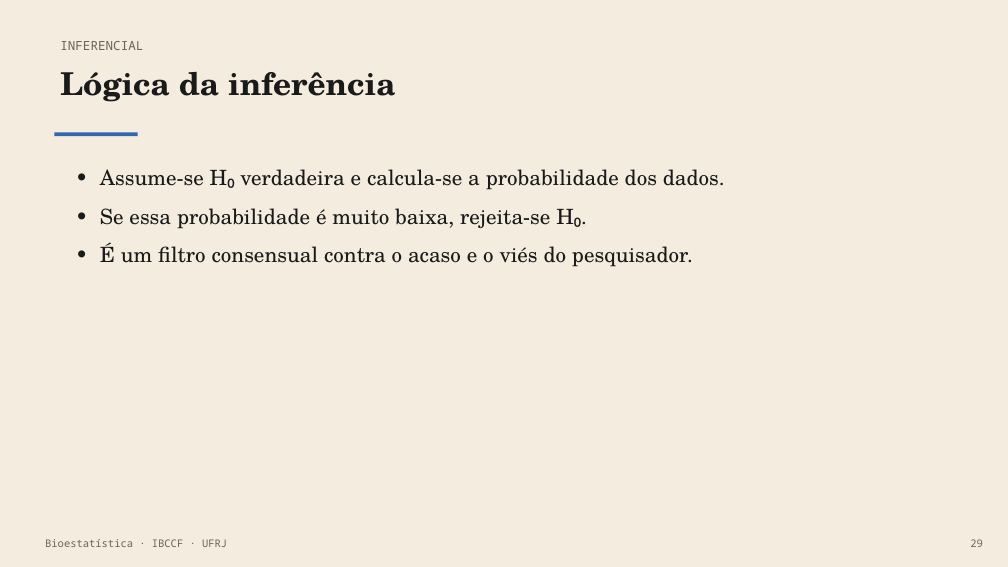
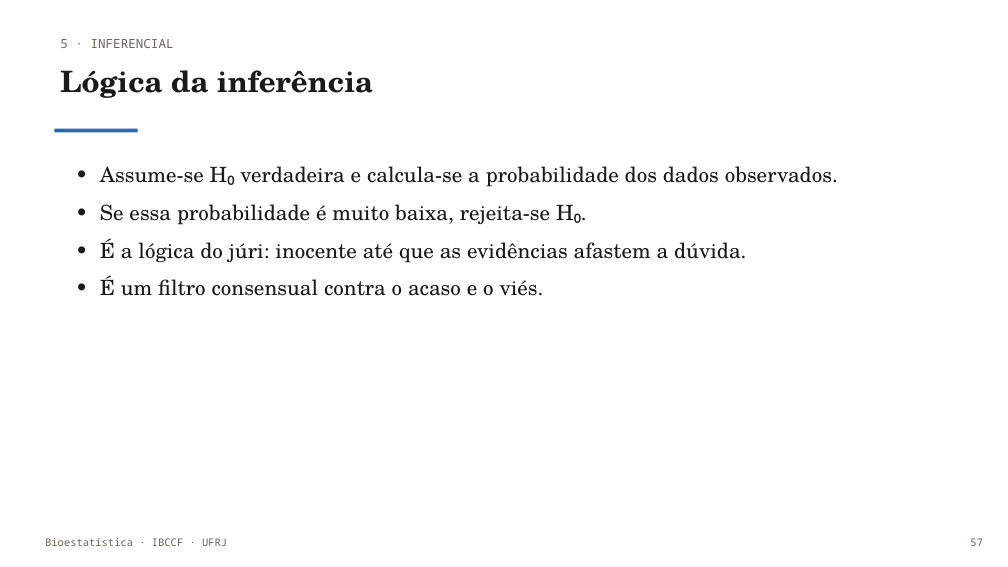
Before and after one commit to monteirotorres/biostat, a slide deck: slide 58 of bioestatistica_slides.pptx (slide 30 before the commit). Drawn at 1008x567 pixels with LibreOffice and Linux fonts; fonts in the diff are those of the drawing; background and template pictures are left out. Boxes give left, top, right and bottom in pixels: in the first picture for what was removed or moved away, otherwise in the second. Text is boxed around its words. In the diff, an @@ line names an element or a change of style, - is before the commit and + after.

```diff
--- a/bioestatistica_slides.pptx
+++ b/bioestatistica_slides.pptx
@@ rectangle removed at [0, 0, 1008, 567] @@
@@ text "Lógica da inferência" at [60, 70, 373, 98]: size 30 to 28 pt @@
@@ text at [60, 39, 174, 48]: text changed @@
-INFERENCIAL
+5 · INFERENCIAL
@@ rectangle: place and size @@
-rectangle at [54, 132, 138, 136]
+rectangle at [54, 129, 138, 132]
@@ text at [100, 166, 838, 187]: text changed @@
-• Assume-se H₀ verdadeira e calcula-se a probabilidade dos dados.
+• Assume-se H₀ verdadeira e calcula-se a probabilidade dos dados observados.
@@ text at [100, 204, 550, 225]: line spacing 1.1 to 1.12; less space between paragraphs @@
@@ text at [100, 238, 746, 296]: text changed @@
-• É um filtro consensual contra o acaso e o viés do pesquisador.
+• É a lógica do júri: inocente até que as evidências afastem a dúvida.
+• É um filtro consensual contra o acaso e o viés.
@@ text at [970, 538, 983, 546]: text changed @@
-29
+57
```
Also in this commit, not shown: 32 other slides changed, 63 slides added, 8 slides removed, 45 other files.
